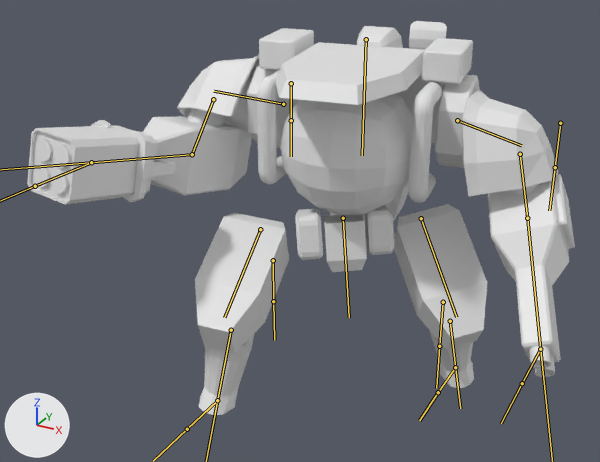
Before and after pictures for a commit that changed the FBX model bloss1/assets/models/f90/f90.fbx.
Rendered twice from a 50 mm camera at (2.33, -4.89, 1.76) aimed at (-0.22, -0.26, -0.56). Arrows for +X, +Y and +Z are at lower left; the lights stay in place. Both versions are drawn at frame 1 of the action 'Armature|Idle.001'; the numbers are the values there. The bones that bend it are drawn over the model as lines.
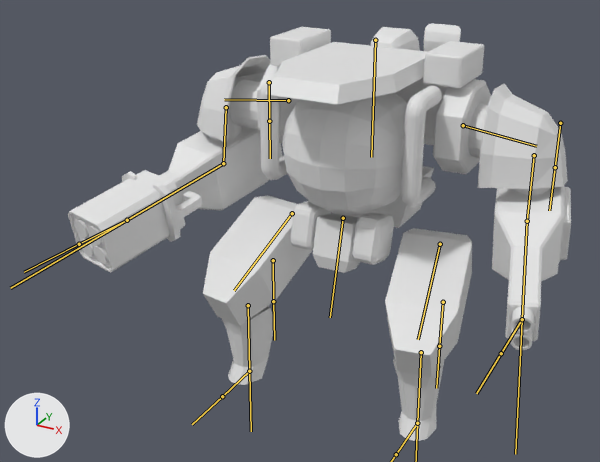
Boxes (x1, y1, x2, y2) around the edits, measured in the pictures (600 x 462 px):
'Cube.060', posed (8% narrower, 6% taller): before (27, 21, 575, 415); after (68, 23, 571, 441)
bone 'SpineC', root to tip: before (366, 39) to (362, 155); after (375, 40) to (371, 157)
bone 'ShoulderL', root to tip: before (457, 120) to (521, 145); after (463, 125) to (536, 146)
bone 'ArmL', root to tip: before (520, 154) to (527, 218); after (534, 155) to (527, 221)
bone 'ArmForearmL', root to tip: before (527, 218) to (540, 349); after (527, 221) to (522, 319)
bone 'ShoulderR', root to tip: before (283, 104) to (214, 91); after (288, 100) to (224, 99)
bone 'ArmR', root to tip: before (213, 99) to (192, 154); after (226, 107) to (223, 163)
bone 'ArmForearmR', root to tip: before (192, 154) to (91, 162); after (223, 163) to (127, 220)
bone 'PelvisC', root to tip: before (343, 218) to (349, 317); after (343, 218) to (330, 317)
bone 'LegThighL', root to tip: before (421, 218) to (456, 317); after (440, 244) to (418, 339)
bone 'LegShinL', root to tip: before (450, 321) to (455, 367); after (421, 352) to (417, 423)
bone 'LegThighR', root to tip: before (260, 229) to (224, 317); after (292, 213) to (234, 290)
bone 'LegShinR', root to tip: before (231, 330) to (217, 400); after (248, 305) to (249, 371)

The change in detail:
Bone 'SpineC' (bone_spinec) moves from (-0.06, 0.006, -0.07) to (-0.065, 0.006, 0.001).
Bone 'SpineC' (bone_spinec) turns from (0, -10, 0) to (0, 0, 0) degrees about its own x, y and z.
Bone 'ShoulderL' (bone_shoulderl) turns from (-6, 10, -30) to (-4, -1, -9) degrees about its own x, y and z.
Bone 'ArmL' (bone_arml) turns from (6, -23, 16) to (4, -12, 6) degrees about its own x, y and z.
Bone 'ArmForearmL' (bone_armforearml) turns from (-12, -1, -37) to (-11, -2, -19) degrees about its own x, y and z.
Bone 'ShoulderR' (bone_shoulderr) moves from (-0.14, -0.024, 0.039) to (-0.001, 0.0, 0.0).
Bone 'ShoulderR' (bone_shoulderr) turns from (-13, 24, -28) to (4, 1, -8) degrees about its own x, y and z.
Bone 'ArmR' (bone_armr) turns from (4, 15, -10) to (4, 11, -6) degrees about its own x, y and z.
Bone 'ArmForearmR' (bone_armforearmr) turns from (23, 7, -23) to (11, 2, -17) degrees about its own x, y and z.
Bone 'PelvisC' (bone_pelvisc) turns from (11, -29, -13) to (0, 0, -13) degrees about its own x, y and z.
Bone 'LegThighL' (bone_legthighl) turns from (6, 7, 38) to (2, 1, 25) degrees about its own x, y and z.
Bone 'LegShinL' (bone_legshinl) turns from (4, 1, -8) to (1, 0, -12) degrees about its own x, y and z.
Bone 'LegThighR' (bone_legthighr) turns from (-14, -4, 22) to (-3, -1, 25) degrees about its own x, y and z.
Bone 'LegShinR' (bone_legshinr) turns from (-5, -1, -19) to (-1, 0, -12) degrees about its own x, y and z.
